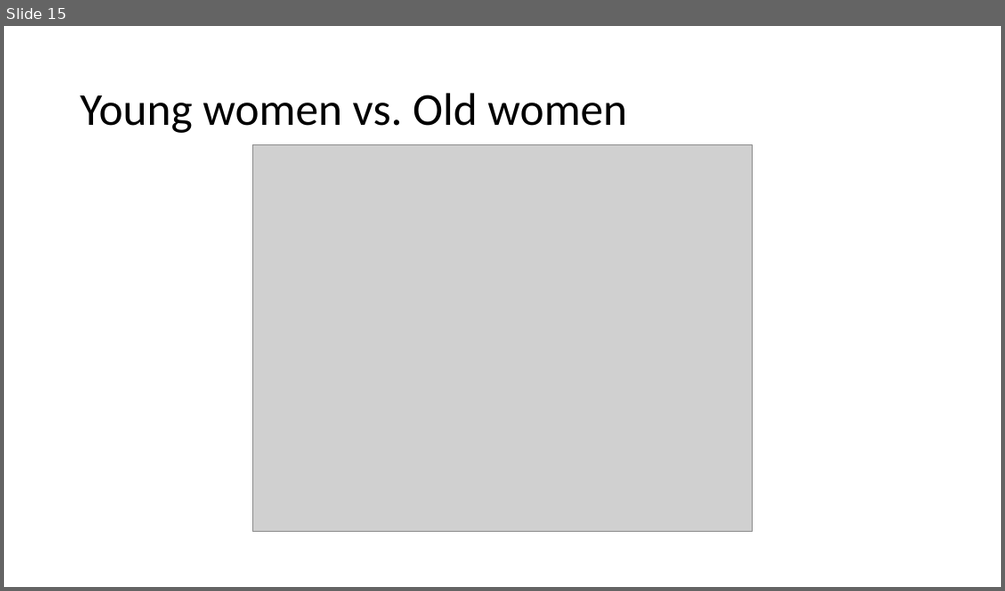
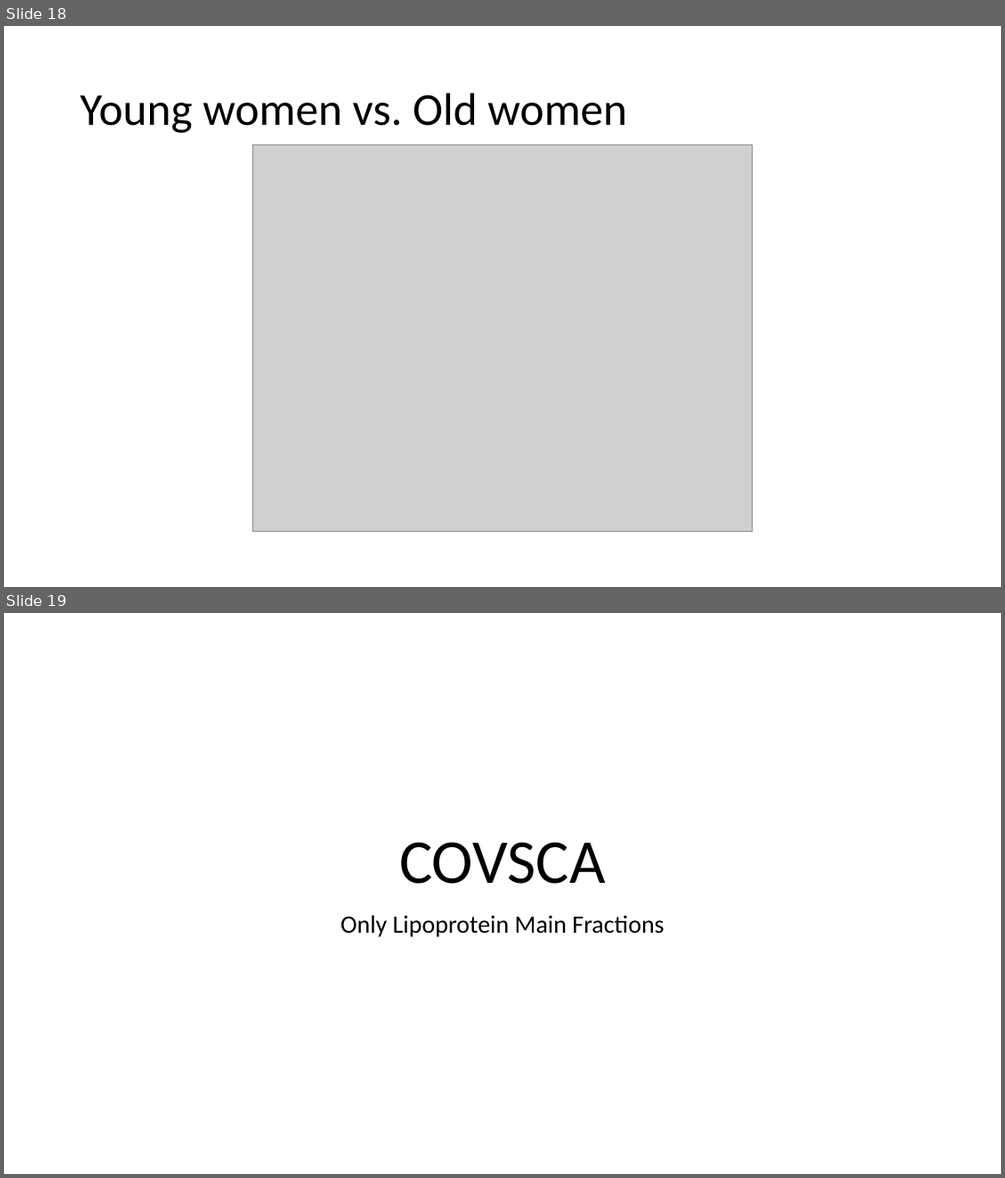
Before and after one commit to Yasmijnb/Git_Research-Practice, a slide deck: Results.pptx. Shown one above the other, each under a label of ours: slide 15 before the commit, slides 18 and 19 after it. The pictures are 1005x591 and 1005x1178 pixels, drawn with LibreOffice and Linux fonts; fonts in the diff are those of the drawing; grey boxes stand for pictures. Boxes give left, top, right and bottom in pixels: in the first picture for what was removed or moved away, otherwise in the second. Text is boxed around its words. In the diff, an @@ line names an element or a change of style, - is before the commit and + after.

Commit message:
PCA with only lipoprotein main fractions

```diff
--- a/Results.pptx
+++ b/Results.pptx
@@ slide 19 added at <box>4,613,1001,1174</box>, background #FFFFFF @@
@@ title added at <box>399,842,605,884</box>, 60 pt, text #000000 @@
+COVSCA
@@ subtitle added at <box>340,915,663,937</box>, 24 pt, text #000000 @@
+Only Lipoprotein Main Fractions
@@ what was slide 15 is now slide 18 @@
```
Also in this commit, not shown: 3 slides changed, 3 other slides added, 1 slide removed.
